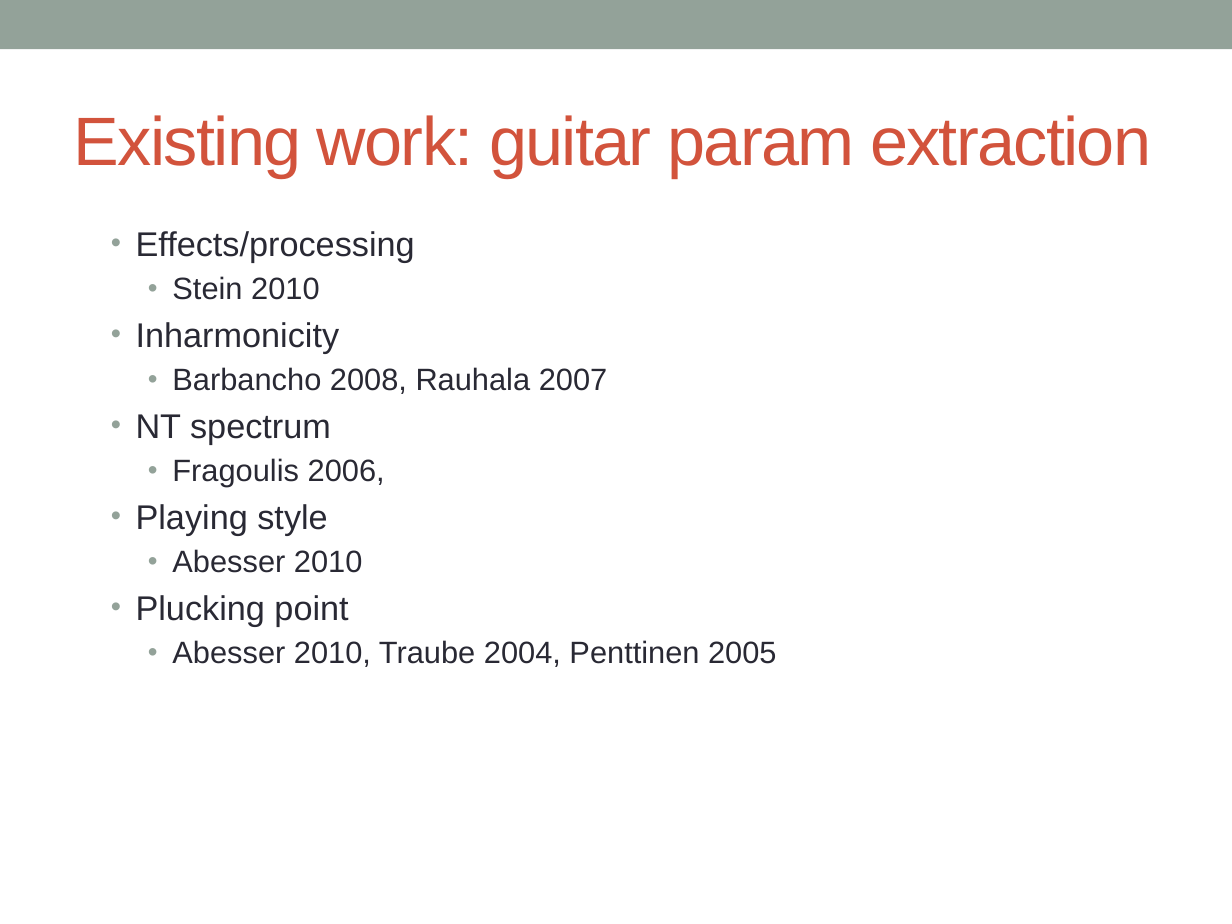
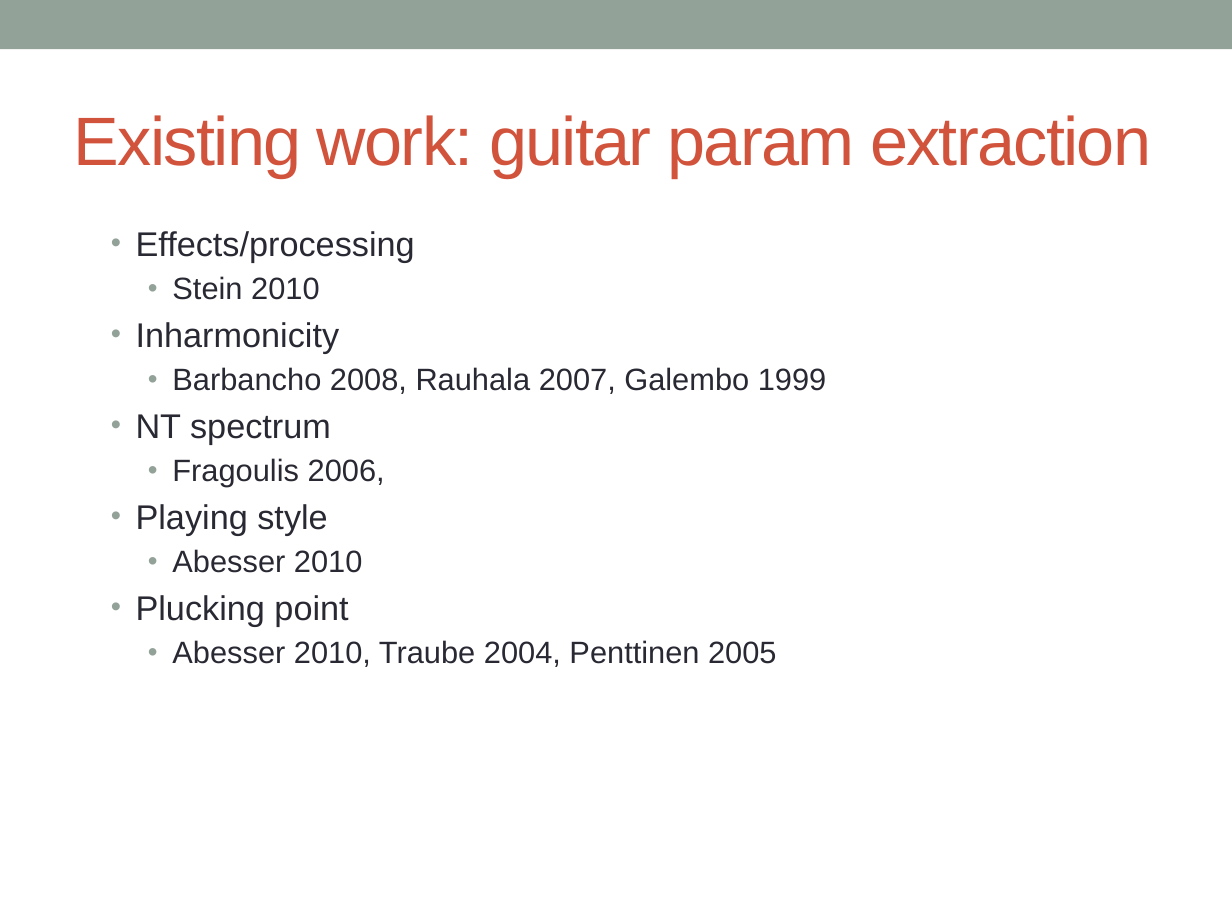
Before and after one commit to jmichel3/ms-thesis, a slide deck: slide 3 of proposal/proposal.pptx. Drawn at 1232x924 pixels with LibreOffice and Linux fonts; fonts in the diff are those of the drawing. Boxes give left, top, right and bottom in pixels: in the first picture for what was removed or moved away, otherwise in the second. Text is boxed around its words. In the diff, an @@ line names an element or a change of style, - is before the commit and + after.

```diff
--- a/proposal/proposal.pptx
+++ b/proposal/proposal.pptx
@@ text at (172,367,826,394): text changed @@
-    • Barbancho 2008, Rauhala 2007
+    • Barbancho 2008, Rauhala 2007, Galembo 1999
```
Also in this commit, not shown: 2 other slides changed, 1 slide added, 11 other files.
